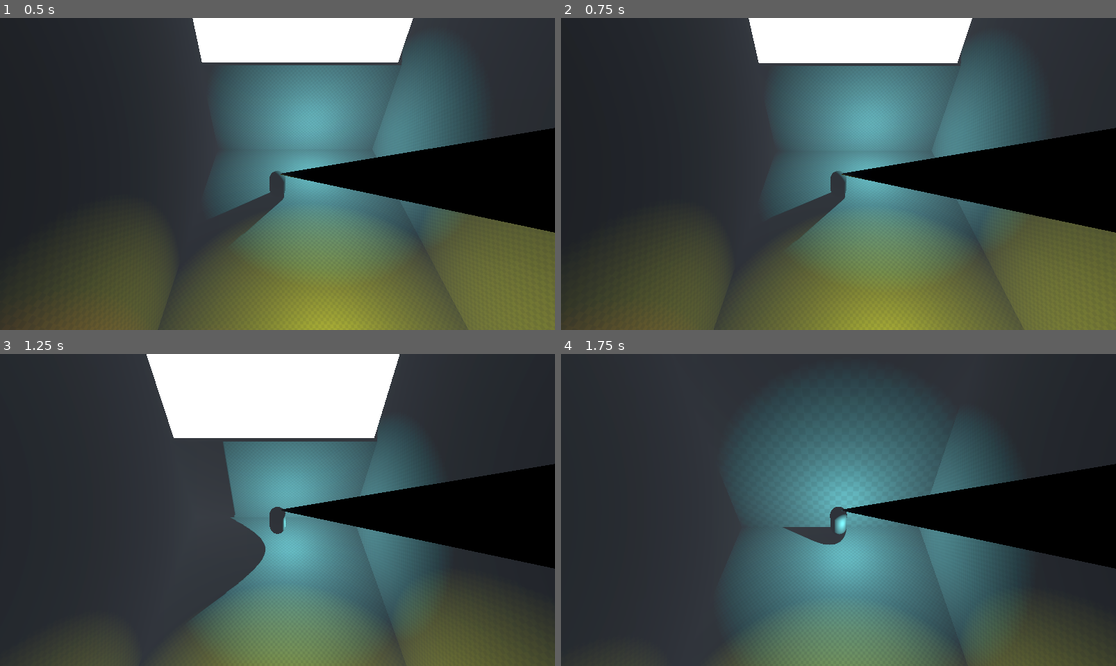
Above: before the commit, frames 1-4 (two rows, left to right).
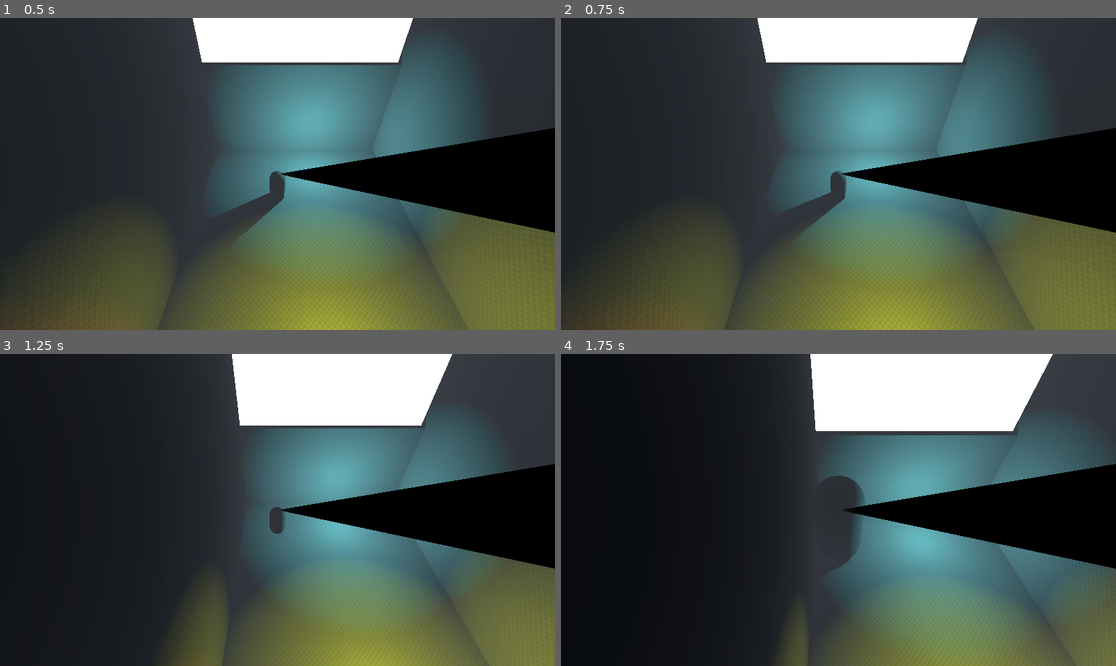
Above: after the commit, the same moments.

Repository: InTheBox-YT/GAME_JAM
Game: Godot game, scene res://scenes/world.tscn
Same seed, same stepped clock (60 frames per second), same inputs: the game is played once before the commit and once after it.
Inputs (mouse positions are in pixels of both pictures, inside the frame that each line leads up to):
- Up to frame 1 (0.5 s): no input
- Up to frame 2 (0.75 s): move the mouse to (960, 158) at 0.52 s; hold D (Right) from 0.53 s (still down); hold Shift (Run) from 0.53 s (still down); click (960, 158) at 0.67 s
- Up to frame 3 (1.25 s): keep holding D (Right); keep holding Shift (Run); tap Space (Jump) at 0.77 s
- Up to frame 4 (1.75 s): move the mouse to (727, 525) at 1.27 s; release D (Right) at 1.28 s; release Shift (Run) at 1.28 s; hold S (Down) from 1.28 s (still down); tap C (Zoom) at 1.35 s; click (727, 525) at 1.42 s; tap Space (Jump) at 1.52 s

Frame 1 is identical in both runs. In frame 2, 0.6% of the frame differs, in the area x 27-95%, y 0-100%; in frame 3, 40%; in frame 4, 82%, in the area x 0-100%, y 0-100%.

Commit message:
kjshfkshfksfg

Diff:
--- a/Scripts/PlayerMovement.gd
+++ b/Scripts/PlayerMovement.gd
@@ -45,9 +45,12 @@
 	camera.fov = normal_fov
 	update_camera_position()
 
+	# Lock the mouse cursor
+	Input.mouse_mode = Input.MOUSE_MODE_CAPTURED
+
 func _unhandled_input(event):
 	if event is InputEventMouseMotion:
-		rotate_y(deg_to_rad(-event.relative.x * 0.5))
+		# Rotate the camera only
 		pivot.rotate_x(deg_to_rad(-event.relative.y * 0.5))
 		pivot.rotation.x = clamp(pivot.rotation.x, deg_to_rad(-60), deg_to_rad(60))
 
